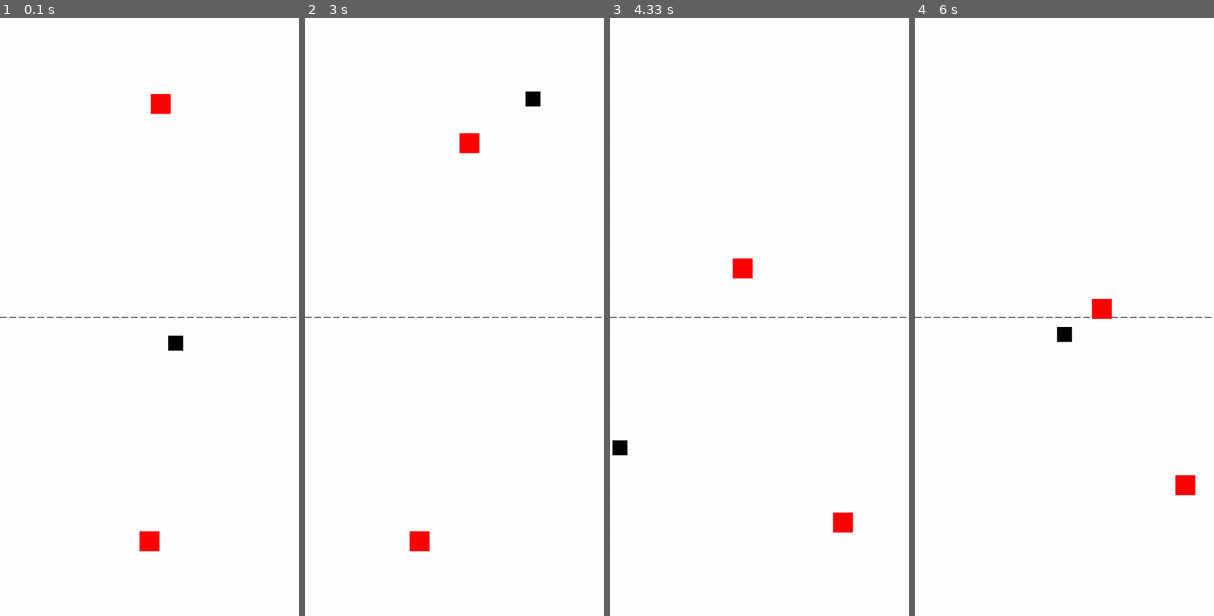
Above: before the commit, frames 1-4 (left to right).
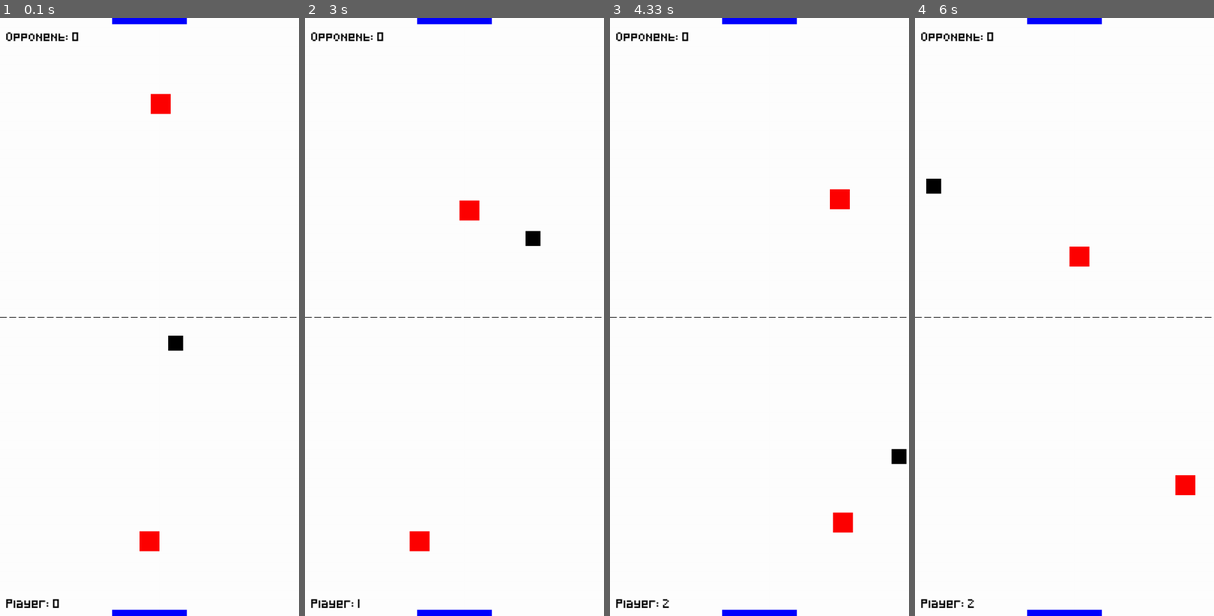
Above: after the commit, the same moments.

Repository: nintanuki/pygame-air-hockey
Game: pygame game, started from main.py
Same seed, same stepped clock (60 frames per second), same inputs: the game is played once before the commit and once after it.
Inputs:
- Up to frame 1 (0.1 s): no input
- Up to frame 2 (3 s): hold Right 0.33-0.8 s; hold Up 0.83-1.13 s; hold Right 1.17-1.63 s; hold Left 1.67-2.2 s; hold Down 2.23-2.53 s; hold Left 2.57-2.97 s
- Up to frame 3 (4.33 s): hold Up 3-3.37 s; hold Right 3.4-4.03 s; hold Down from 4.07 s (still down)
- Up to frame 4 (6 s): release Down at 4.43 s; hold Left 4.47-4.93 s; hold Right 4.97-5.43 s; hold Up 5.47-5.77 s; hold Right from 5.8 s (still down)

The runs differ from the first frame. In frame 1, 0.9% of the frame differs, in the area x 2-63%, y 0-100%; in frame 2, 1.7%; in frame 3, 1.7%, in the area x 0-100%, y 0-100%; in frame 4, 1.7%.

Commit message:
Update TODO

Diff:
--- a/main.py
+++ b/main.py
@@ -7,28 +7,22 @@
     def __init__(self):
         pygame.init()
         self.screen = pygame.display.set_mode((SCREEN_WIDTH, SCREEN_HEIGHT))
-        pygame.display.set_caption('Rectangles, Movement and Collisions')
+        pygame.display.set_caption('Air Hockey')
         self.clock = pygame.time.Clock()
 
-        # Game Rectangles and Positions
-
-        # Player centered in the bottom half
+        #Game Rectangles and Positions
         self.player = pygame.Rect(
             (SCREEN_WIDTH / 2) - (PLAYER_WIDTH / 2),  # Center horizontally
             (SCREEN_HEIGHT * 7 / 8) - (PLAYER_HEIGHT / 2),  # Center in the bottom half
             PLAYER_WIDTH,
             PLAYER_HEIGHT
         )
-
-        # Opponent centered in the top half
         self.opponent = pygame.Rect(
             (SCREEN_WIDTH / 2) - (OPPONENT_WIDTH / 2),  # Center horizontally
             (SCREEN_HEIGHT / 8) - (OPPONENT_HEIGHT / 2),  # Center in the top half
             OPPONENT_WIDTH,
             OPPONENT_HEIGHT
         )
-
-        # Puck at the very center
         self.puck = pygame.Rect(
             (SCREEN_WIDTH / 2) - (PUCK_WIDTH / 2),  # Center horizontally
             (SCREEN_HEIGHT / 2) - (PUCK_HEIGHT / 2),  # Center vertically
@@ -36,20 +30,23 @@
             PUCK_HEIGHT
         )
 
+        # Goals
+        self.player_goal = pygame.Rect((SCREEN_WIDTH / 2) - (SCREEN_WIDTH / 8), SCREEN_HEIGHT - 10, SCREEN_WIDTH / 4, 10)
+        self.opponent_goal = pygame.Rect((SCREEN_WIDTH / 2) - (SCREEN_WIDTH / 8), 0, SCREEN_WIDTH / 4, 10)
+
         # Puck speed
         self.puck_speed_x = PUCK_SPEED
         self.puck_speed_y = PUCK_SPEED
 
-        # Colors
-        self.player_color = RED
-        self.opponent_color = RED
-        self.puck_color = BLACK
-        self.bg_color = WHITE
+        # Scoring
+        self.player_score = 0
+        self.opponent_score = 0
 
         # Used later to prevent the puck from getting "stuck" in the opponent
         self.collision_cooldown = 0
 
     def puck_movement(self):
+        """Move the puck and handles collisions."""
         self.puck.x += self.puck_speed_x
         self.puck.y += self.puck_speed_y
 
@@ -71,6 +68,7 @@
             self.collision_cooldown = 10  # Frames before another collision is detected
 
     def opponent_movement(self):
+        """Move the opponent towards the puck."""
         if self.puck.x < self.opponent.x:
             self.opponent.x -= OPPONENT_SPEED
         if self.puck.x > self.opponent.x:
@@ -79,6 +77,30 @@
             self.opponent.y -= OPPONENT_SPEED
         if self.puck.y > self.opponent.y:
             self.opponent.y += OPPONENT_SPEED
+
+    def reset_puck(self):
+        """Reset the puck to the center with a random direction."""
+        self.puck.x = (SCREEN_WIDTH / 2) - (PUCK_WIDTH / 2)
+        self.puck.y = (SCREEN_HEIGHT / 2) - (PUCK_HEIGHT / 2)
+        self.puck_speed_x = random.choice([-PUCK_SPEED, PUCK_SPEED])
+        self.puck_speed_y = random.choice([-PUCK_SPEED, PUCK_SPEED])
+
+    def check_goals(self):
+        """Check if the puck has entered a goal."""
+        if self.puck.colliderect(self.player_goal):
+            self.opponent_score += 1
+            self.reset_puck()
+        elif self.puck.colliderect(self.opponent_goal):
+            self.player_score += 1
+            self.reset_puck()
+
+    def display_scores(self):
+        """Display the scores on the screen."""
+        font = pygame.font.Font('Pixeled.ttf', 12)
+        player_score_text = font.render(f"Player: {self.player_score}", True, BLACK)
+        opponent_score_text = font.render(f"Opponent: {self.opponent_score}", True, BLACK)
+        self.screen.blit(player_score_text, (10, SCREEN_HEIGHT - 40))
+        self.screen.blit(opponent_score_text, (10, 10))
 
     def draw_dotted_line(self):
         """Draws a dotted line in the middle of the screen across the center of the table"""
@@ -94,6 +116,7 @@
             x += segment_length + gap_length
 
     def run(self):
+        """Main game loop."""
         while True:
             for event in pygame.event.get():
                 if event.type == pygame.QUIT:
@@ -140,13 +163,17 @@
             # Game Logic
             self.puck_movement()
             self.opponent_movement()
+            self.check_goals()
 
             # Visuals
-            self.screen.fill(self.bg_color) # Fill the screen with a black background
+            self.screen.fill(WHITE) # Fill the screen with a black background
             self.draw_dotted_line()
-            pygame.draw.rect(self.screen, self.player_color, self.player)
-            pygame.draw.rect(self.screen, self.opponent_color, self.opponent)
-            pygame.draw.rect(self.screen, self.puck_color, self.puck)
+            pygame.draw.rect(self.screen, BLUE, self.player_goal)
+            pygame.draw.rect(self.screen, BLUE, self.opponent_goal)
+            pygame.draw.rect(self.screen, RED, self.player)
+            pygame.draw.rect(self.screen, RED, self.opponent)
+            pygame.draw.rect(self.screen, BLACK, self.puck)
+            self.display_scores()
 
             pygame.display.flip()
             self.clock.tick(FRAMERATE)
--- a/settings.py
+++ b/settings.py
@@ -57,5 +57,3 @@
 LIGHT_ORANGE = (255, 218, 185)
 LIGHT_PURPLE = (229, 128, 255)
 LIGHT_BROWN = (205, 133, 63)
-
-COLOR_LIST = [WHITE, RED, GREEN, YELLOW, CYAN, MAGENTA, ORANGE]
Binary file added: Pixeled.ttf
Not shown, changed: TODO.md
